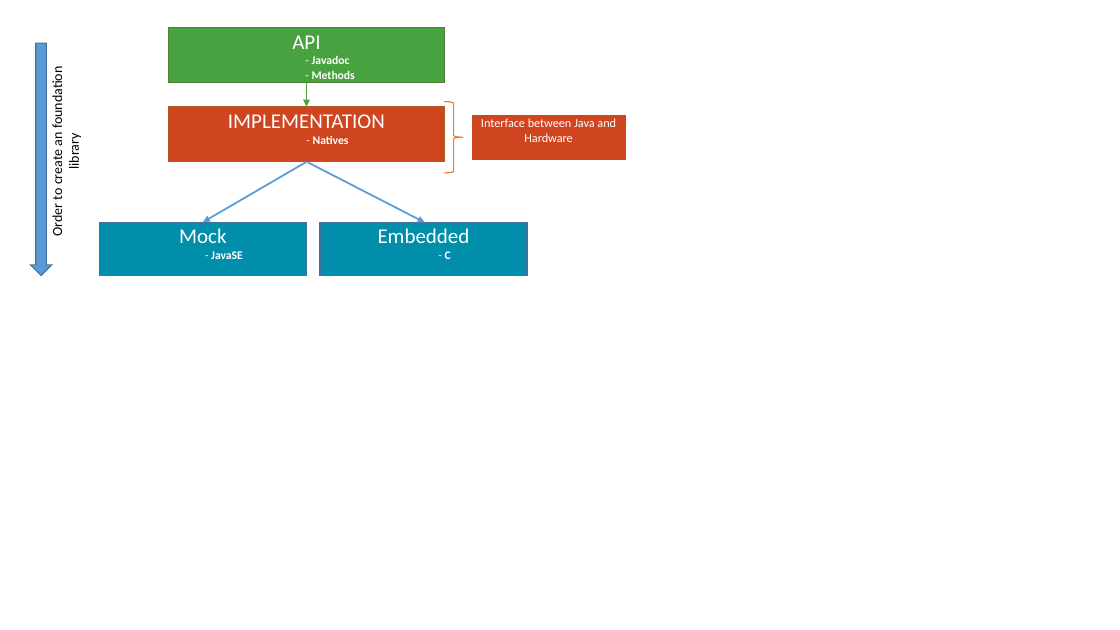
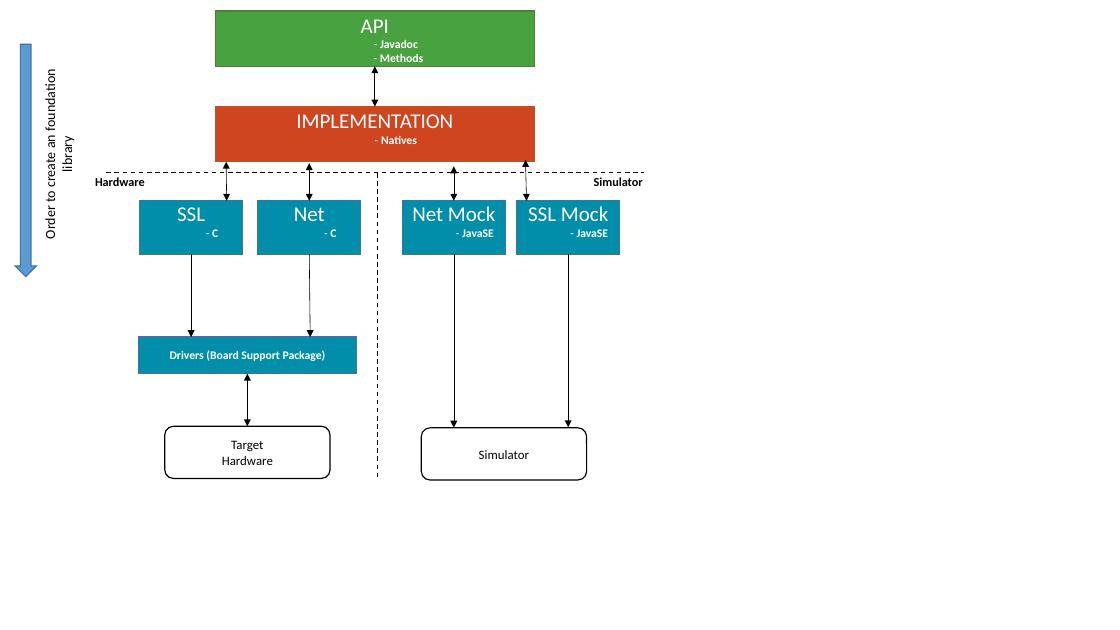
Before and after one commit to MicroEJ/How-To, a slide deck: slide 1 of FoundationLibrary-Get-Started/schema.pptx. Drawn at 1120x630 pixels with LibreOffice and Linux fonts; fonts in the diff are those of the drawing. Boxes give left, top, right and bottom in pixels: in the first picture for what was removed or moved away, otherwise in the second. Text is boxed around its words. In the diff, an @@ line names an element or a change of style, - is before the commit and + after.

```diff
--- a/FoundationLibrary-Get-Started/schema.pptx
+++ b/FoundationLibrary-Get-Started/schema.pptx
@@ rectangle "API": place and size @@
-rectangle "API" at [169, 27, 444, 82]
+rectangle "API" at [215, 11, 534, 66]
@@ down arrow: place and size @@
-down arrow at [30, 43, 51, 276]
+down arrow at [15, 45, 36, 277]
@@ text "Order to create an foundation ...": place and size @@
-text "Order to create an foundation ..." at [49, 74, 83, 235]
+text "Order to create an foundation ..." at [42, 76, 76, 238]
@@ arrow moved from (307, 82) - (307, 107) to (375, 66) - (375, 107) @@
@@ arrow (375, 66) - (375, 107): arrow to double arrow; stroke #48A23F 1.5 pt to #000000 1 pt @@
@@ rectangle "IMPLEMENTATION": place and size @@
-rectangle "IMPLEMENTATION" at [169, 107, 444, 162]
+rectangle "IMPLEMENTATION" at [215, 107, 534, 162]
@@ right brace removed at [444, 102, 464, 173] @@
@@ rectangle removed at [472, 115, 625, 160] @@
-Interface between Java and Hardware
@@ text added at [95, 177, 145, 186], 10.5 pt, text #000000, bold @@
+Hardware
@@ line added from (107, 173) to (644, 173), #000000 1 pt dashed @@
@@ arrow removed from (307, 162) to (203, 222) @@
@@ double arrow added from (226, 162) to (227, 201), #000000 0.5 pt @@
@@ arrow removed from (308, 162) to (425, 223) @@
@@ double arrow added from (309, 163) to (309, 201), #000000 0.5 pt @@
@@ line added from (378, 173) to (378, 480), #000000 1 pt dashed @@
@@ double arrow added from (454, 166) to (454, 201), #000000 0.5 pt @@
@@ double arrow added from (526, 160) to (527, 201), #000000 0.5 pt @@
@@ text added at [594, 177, 643, 186], 10.5 pt, text #000000, bold @@
+Simulator
@@ rectangle added at [139, 201, 242, 255], fill #008EAA, outline #43739E 1 pt, 18 pt, text #FFFFFF @@
+SSL
+  - C
@@ rectangle "Net": place and size @@
-rectangle "Net" at [320, 222, 527, 276]
+rectangle "Net" at [258, 201, 360, 255]
@@ text in rectangle at [294, 207, 325, 221]: text changed @@
-Embedded
+Net
@@ rectangle "Net Mock": place and size @@
-rectangle "Net Mock" at [99, 222, 306, 276]
+rectangle "Net Mock" at [402, 201, 505, 255]
@@ text in rectangle at [412, 206, 495, 221]: text changed @@
-Mock
+Net Mock
@@ rectangle added at [517, 201, 619, 255], fill #008EAA, outline #43739E 1 pt, 18 pt, text #FFFFFF @@
+SSL Mock
+  - JavaSE
@@ arrow added from (192, 255) to (192, 337), #000000 0.5 pt @@
@@ arrow added from (309, 255) to (310, 337), #000000 0.5 pt @@
@@ arrow added from (454, 255) to (454, 428), #000000 0.5 pt @@
@@ arrow added from (568, 255) to (568, 428), #000000 0.5 pt @@
@@ rectangle added at [138, 337, 356, 373], fill #008EAA, outline #43739E 1 pt, 10 pt, text #FFFFFF, bold @@
+Drivers (Board Support Package)
@@ double arrow added from (248, 374) to (248, 426), #000000 0.5 pt @@
@@ rounded rectangle added at [165, 426, 330, 478], fill #FFFFFF, outline #000000 1 pt, 11 pt, text #000000 @@
+Target
+Hardware
@@ rounded rectangle added at [422, 428, 587, 480], fill #FFFFFF, outline #000000 1 pt, 11 pt, text #000000 @@
+Simulator
```
Also in this commit, not shown: 1 other file.
